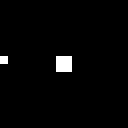
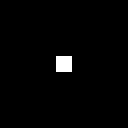
Revision of a layered w=128, h=128 image; what changed, layer by layer:
added layer "Layer 4" above "Layer 3" over [0, 56, 8, 64]
